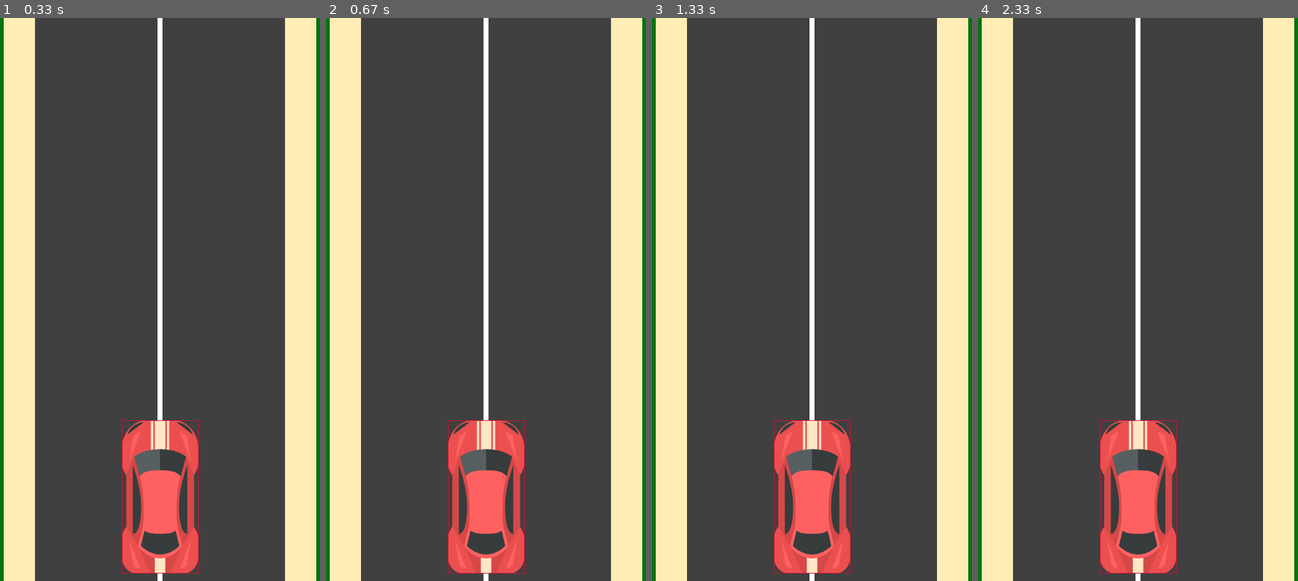
Above: before the commit, frames 1-4 (left to right).
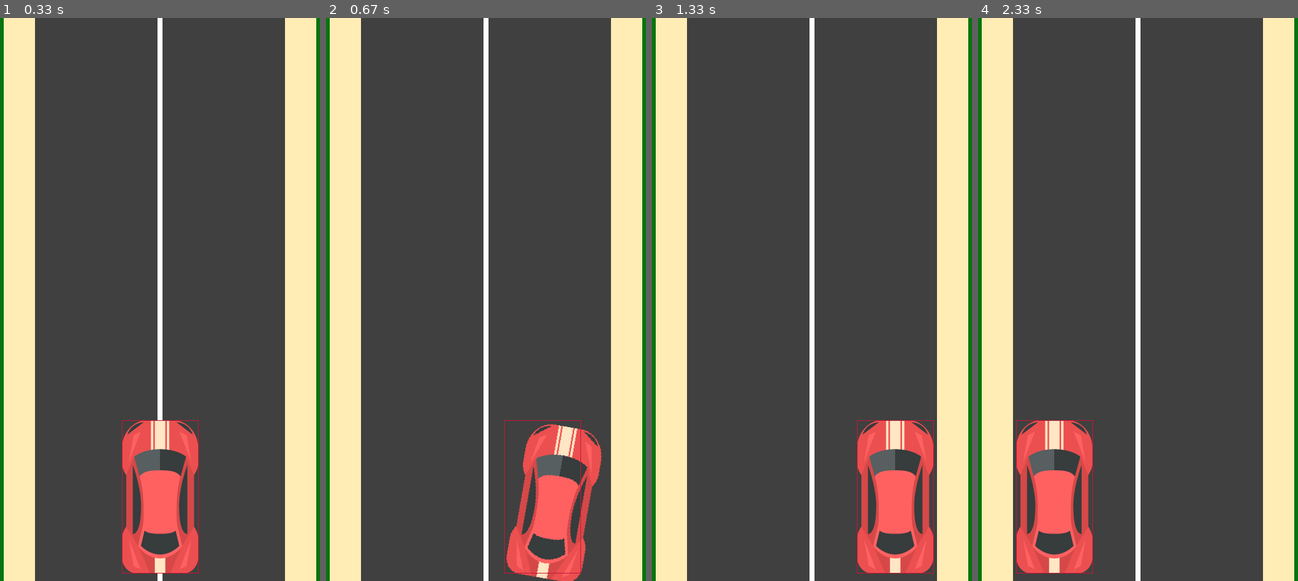
Above: after the commit, the same moments.

Repository: 100ballovby/tuesday_start_5PM_2122
Game: pygame game, started from 23_lesson_1503/02_racing_car_moving.py
Same seed, same stepped clock (60 frames per second), same inputs: the game is played once before the commit and once after it.
Inputs:
- Up to frame 1 (0.33 s): no input
- Up to frame 2 (0.67 s): hold Right from 0.33 s (still down)
- Up to frame 3 (1.33 s): release Right at 0.8 s
- Up to frame 4 (2.33 s): hold Left 1.33-1.87 s; hold Left 1.9-2.3 s

Frame 1 is identical in both runs. In frame 2, 9.3% of the frame differs, in the area x 38-87%, y 71-100%; in frame 3, 10%, in the area x 38-89%, y 71-99%; in frame 4, 10%.

Commit message:
Adding car moving function

Diff:
--- a/23_lesson_1503/02_racing_car_moving.py
+++ b/23_lesson_1503/02_racing_car_moving.py
@@ -1,5 +1,22 @@
 import pygame as pg
 from pygame.draw import rect, circle, polygon
+
+
+def moving(obj, speed, l_side, r_side):
+    """
+    Функция отвечает за движение машины по экрану игры
+    :param obj: игровой объект-машина
+    :param speed: скорость передвижения
+    :param l_side: левая обочина
+    :param r_side: правая обочина
+    :return: None
+    """
+    obj.x += speed  # передвигаю х машины
+
+    if obj.colliderect(l_side):
+        obj.left = l_side.right + 5
+    if obj.colliderect(r_side):
+        obj.right = r_side.left - 5
 
 WHITE = (255, 255, 255)
 GREEN = (7, 115, 14)
@@ -25,12 +42,30 @@
 car = img  # клон картинки
 car_rect = img_rect  # клон объекта
 
+car_speed = 0  # начальная скорость машины
+angle = 0  # начальный градус поворота машины
+
 finished = False
 while not finished:
     clock.tick(30)
     for event in pg.event.get():
         if event.type == pg.QUIT:
             finished = True
+        if event.type == pg.KEYDOWN:
+            if event.key == pg.K_RIGHT:
+                car_speed += 10
+                angle = -10
+            if event.key == pg.K_LEFT:
+                car_speed -= 10
+                angle = 10
+            car = pg.transform.rotate(img, angle)  # поворачиваю картинку на заданный угол
+        if event.type == pg.KEYUP:  # если кнопку отпустили
+            if event.key == pg.K_RIGHT:
+                car_speed -= 10
+            if event.key == pg.K_LEFT:
+                car_speed += 10
+            angle = 0  # угол 0
+            car = pg.transform.rotate(img, angle)  # поворачиваю картинку на заданный угол
 
     # Visuals
     screen.fill(GREEN)  # фон игры (трава)
@@ -43,3 +78,6 @@
     rect(screen, RED, car_rect, 1)
 
     pg.display.update()
+
+    # Game logic
+    moving(car_rect, car_speed, border_left, border_right)
